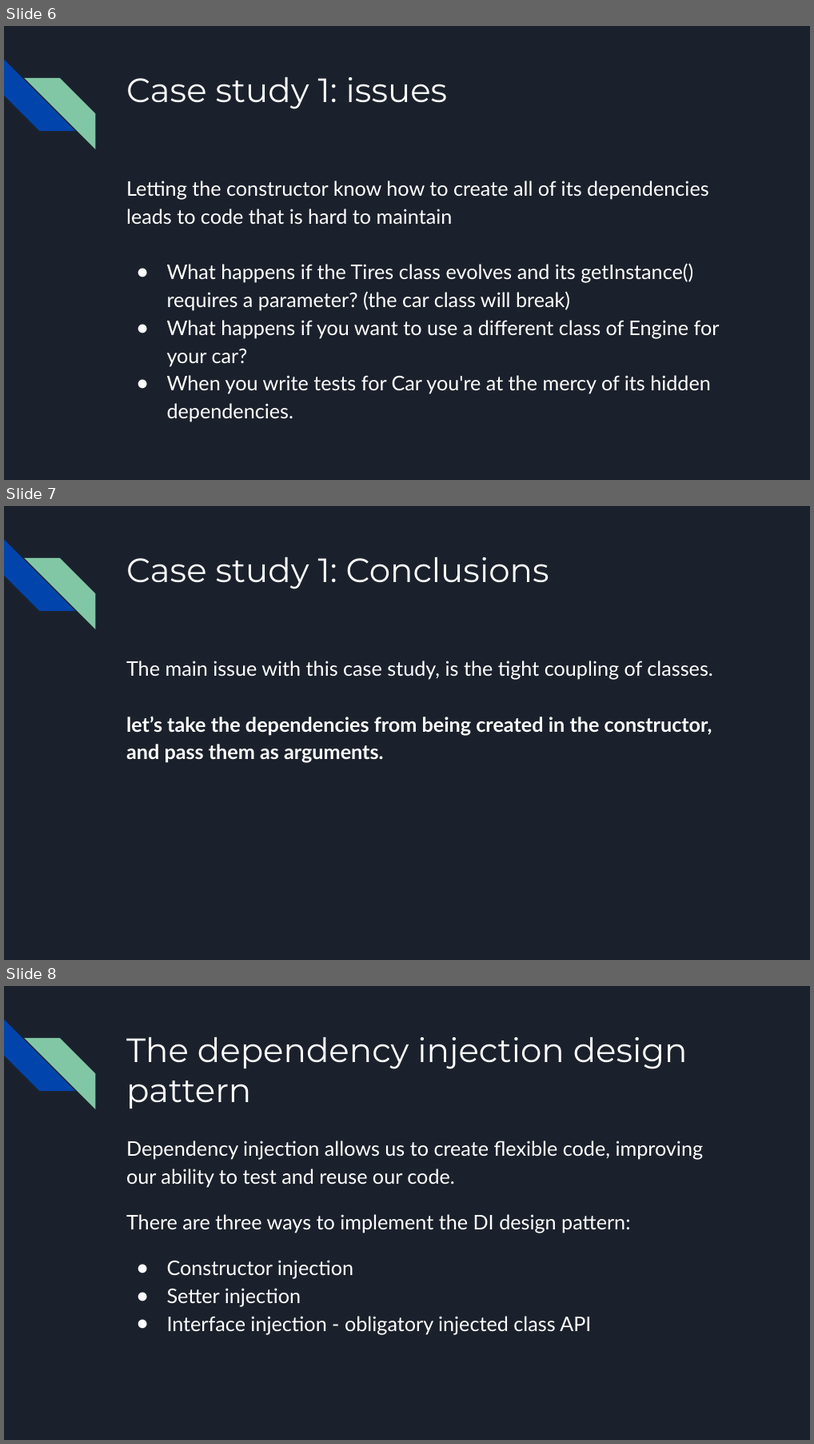
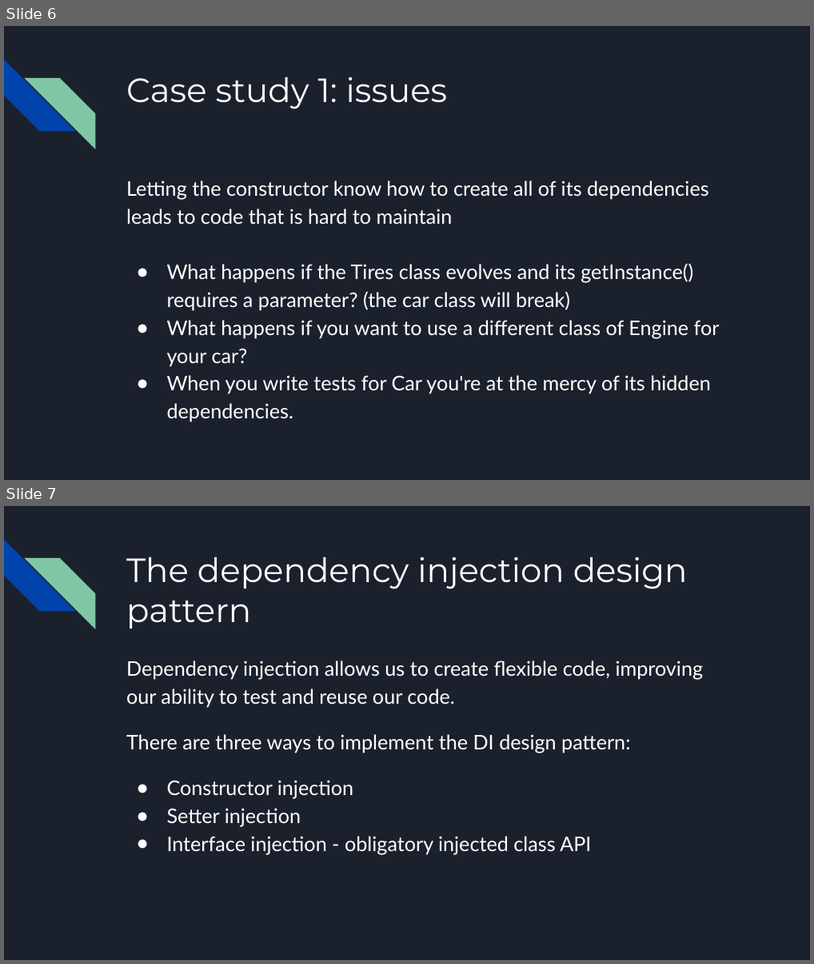
Before and after one commit to omrizloof/design-patterns, a slide deck: Dependency Injection.pptx. Shown one above the other, each under a label of ours: slides 6, 7 and 8 before the commit, slides 6 and 7 after it. The pictures are 814x1444 and 814x964 pixels, drawn with LibreOffice and Linux fonts; fonts in the diff are those of the drawing. Boxes give left, top, right and bottom in pixels: in the first picture for what was removed or moved away, otherwise in the second. Text is boxed around its words. In the diff, an @@ line names an element or a change of style, - is before the commit and + after.

```diff
--- a/Dependency Injection.pptx
+++ b/Dependency Injection.pptx
@@ slide 7 removed at (4,506,810,960), background #1B212C; not listed: 2 template elements that a slide beside it also shows @@
@@ title removed at (126,557,550,589) @@
-Case study 1: Conclusions
@@ text removed at (126,660,713,763) @@
-The main issue with this case study, is the tight coupling of classes.
-let’s take the dependencies from being created in the constructor, and pass them as arguments.
@@ what was slide 8 is now slide 7 @@
```
Also in this commit, not shown: 2 slides changed.
